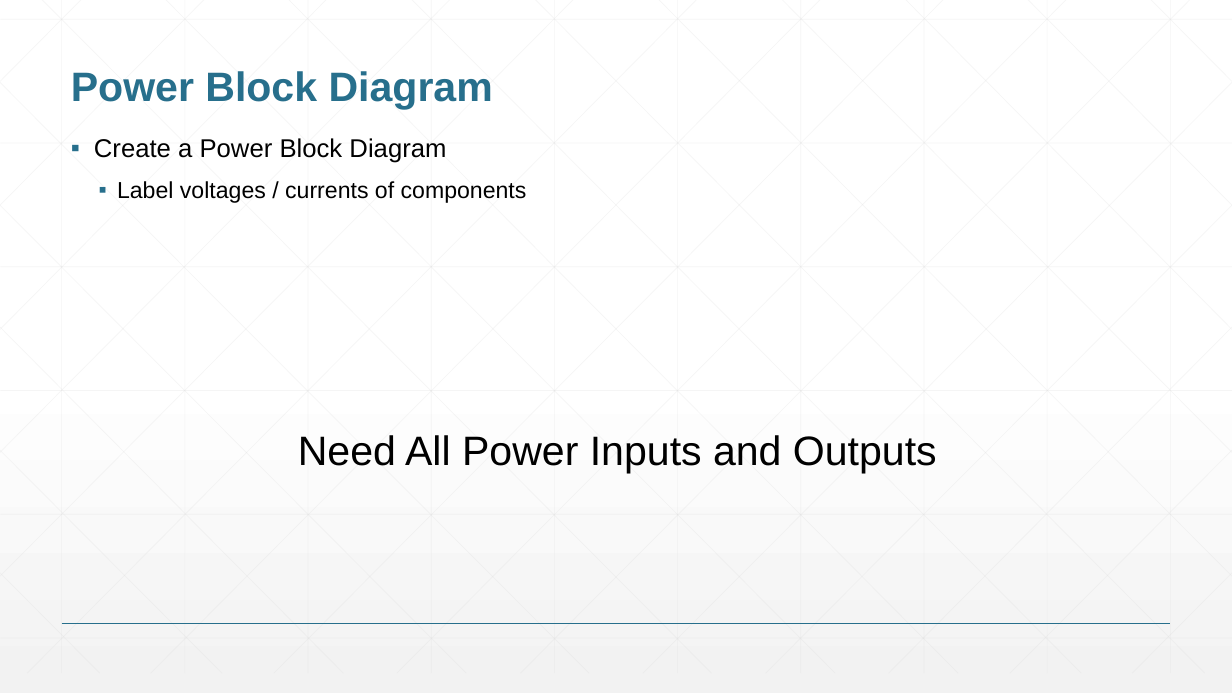
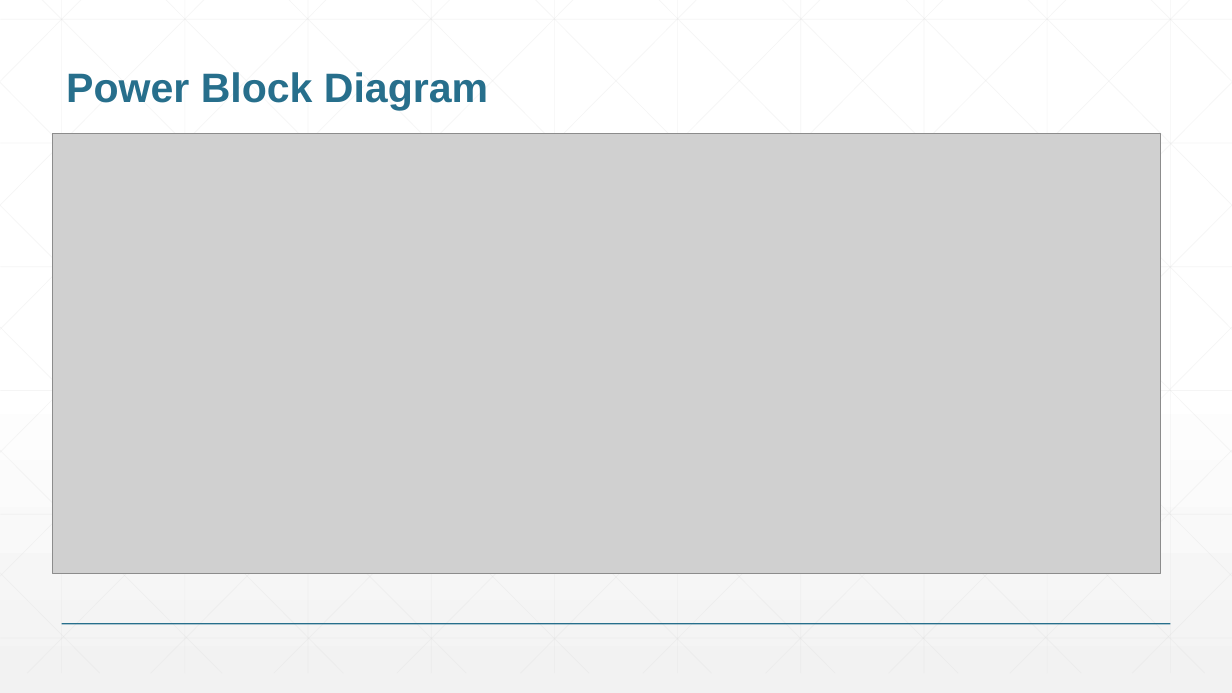
Before and after one commit to sahana-p10/ENGI301, a slide deck: slide 4 of project_01/docs/Prasanna_ENGI301_project_01_proposal.pptx. Drawn at 1232x693 pixels with LibreOffice and Linux fonts; fonts in the diff are those of the drawing; grey boxes stand for pictures. Boxes give left, top, right and bottom in pixels: in the first picture for what was removed or moved away, otherwise in the second. Text is boxed around its words. In the diff, an @@ line names an element or a change of style, - is before the commit and + after.

```diff
--- a/project_01/docs/Prasanna_ENGI301_project_01_proposal.pptx
+++ b/project_01/docs/Prasanna_ENGI301_project_01_proposal.pptx
@@ title "Power Block Diagram" at box(66, 72, 488, 110): text colour #276F8B to #276F8C @@
@@ picture added at box(52, 133, 1161, 573) @@
@@ text removed at box(94, 138, 527, 203) @@
-▪ Create a Power Block Diagram
-  ▪ Label voltages / currents of components
@@ text removed at box(298, 435, 937, 473) @@
-Need All Power Inputs and Outputs
```
Also in this commit, not shown: 3 other slides changed, 1 slide added, 2 slides removed.
